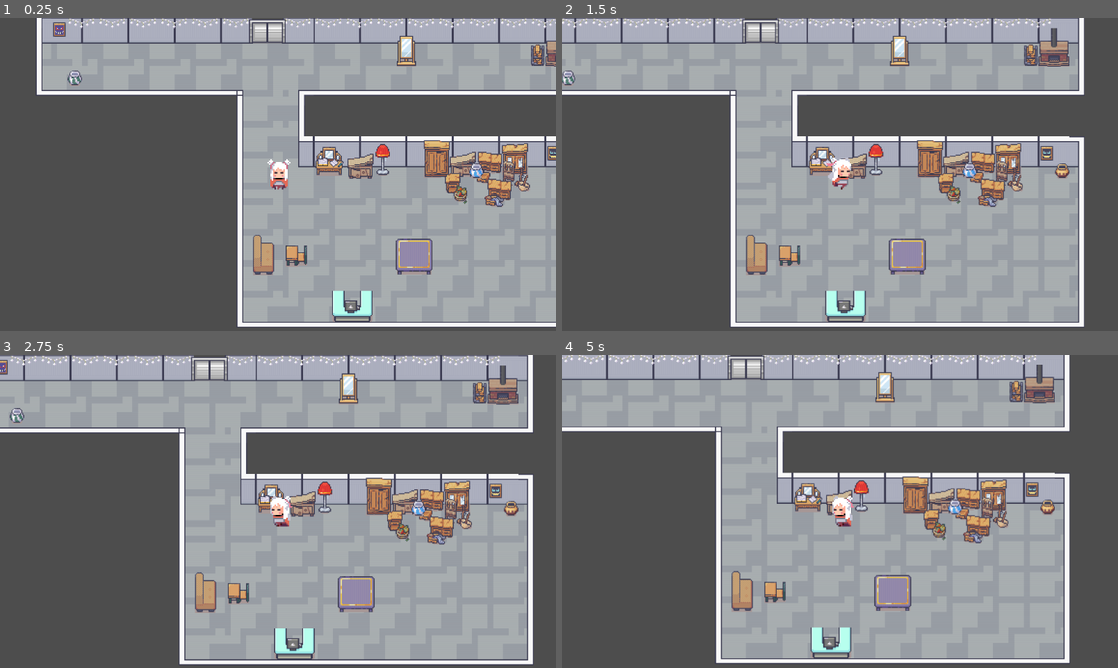
Above: before the commit, frames 1-4 (two rows, left to right).
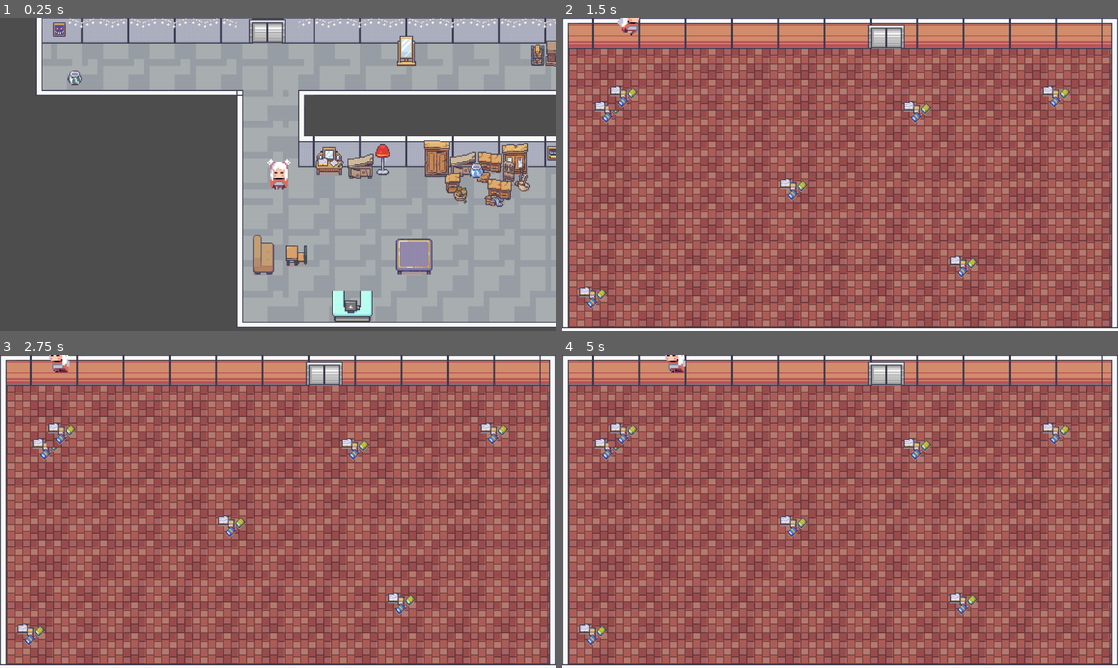
Above: after the commit, the same moments.

Repository: matthewsans/CalgaryHacks
Game: Godot game, scene res://scenes/main.tscn
Two runs of this game, one before a commit and one after it. Both use one fixed random seed, a clock stepped at 60 frames per second and the inputs below.
Inputs:
- Up to frame 1 (0.25 s): no input
- Up to frame 2 (1.5 s): tap Enter (ui_accept) at 0.5, 0.6, 0.77, 1.07, 1.35 s; hold Right (ui_right) from 0.53 s (still down)
- Up to frame 3 (2.75 s): tap Enter (ui_accept) at 1.52, 1.82, 2.1 s; release Right (ui_right) at 2.03 s; hold Left (ui_left) from 2.03 s (still down)
- Up to frame 4 (5 s): release Left (ui_left) at 2.78 s; hold Right (ui_right) 2.78-4.28 s; tap Enter (ui_accept) at 2.85, 3.02, 3.32, 3.6, 3.77, 4.07, 4.35, 4.52, 4.82 s; hold Left (ui_left) from 4.28 s (still down)

The runs differ from the first frame. In frame 1, less than 0.1% of the frame differs, in the area x 42-54%, y 0-4%; in frame 2, 97%; in frame 3, 97%, in the area x 0-100%, y 0-100%; in frame 4, 97%.

Commit message:
added elevator script and collision to go to next level. Changed some names

Diff:
--- /dev/null
+++ b/scenes/Elevator.gd
@@ -0,0 +1,14 @@
+extends Area2D
+
+var entered = false
+
+func _on_body_entered(body: PhysicsBody2D):
+	entered = true
+
+func _on_body_exited(body):
+	entered = false
+
+func _process(delta):
+	if entered == true:
+		if Input.is_action_just_pressed("ui_accept"):
+			get_tree().change_scene_to_file("res://scenes/level 2.tscn")
--- a/scenes/background 2.tscn
+++ b/scenes/level 2.tscn
@@ -1,10 +1,11 @@
-[gd_scene load_steps=6 format=3 uid="uid://brndc6snanpar"]
+[gd_scene load_steps=7 format=3 uid="uid://brndc6snanpar"]
 
-[ext_resource type="Texture2D" uid="uid://ckvta18g01toj" path="res://assets/Interiors_free/32x32/Interiors_free_32x32.png" id="1_ivf3y"]
-[ext_resource type="Texture2D" uid="uid://bsqbebqviokaw" path="res://assets/Interiors_free/32x32/Room_Builder_free_32x32.png" id="2_tktg1"]
+[ext_resource type="Texture2D" uid="uid://ckvta18g01toj" path="res://assets/Interiors_free/32x32/Interiors_free_32x32.png" id="1_k70fp"]
+[ext_resource type="Texture2D" uid="uid://bsqbebqviokaw" path="res://assets/Interiors_free/32x32/Room_Builder_free_32x32.png" id="2_opijy"]
+[ext_resource type="PackedScene" uid="uid://g2ysyowonc0j" path="res://scenes/main_char.tscn" id="3_g56y0"]
 
 [sub_resource type="TileSetAtlasSource" id="TileSetAtlasSource_8k6fu"]
-texture = ExtResource("1_ivf3y")
+texture = ExtResource("1_k70fp")
 texture_region_size = Vector2i(32, 32)
 1:0/0 = 0
 2:0/0 = 0
@@ -1379,7 +1380,7 @@
 sources/0 = SubResource("TileSetAtlasSource_8k6fu")
 sources/1 = SubResource("TileSetAtlasSource_tcnl5")
 
-[node name="Node2D" type="Node2D"]
+[node name="world 2" type="Node2D"]
 
 [node name="Floor" type="TileMap" parent="."]
 tile_set = SubResource("TileSet_7bnpn")
@@ -1403,3 +1404,5 @@
 tile_set = SubResource("TileSet_7bnpn")
 rendering_quadrant_size = 32
 format = 2
+
+[node name="MainChar" parent="." instance=ExtResource("3_g56y0")]
--- a/scenes/main.tscn
+++ b/scenes/main.tscn
@@ -1,9 +1,10 @@
-[gd_scene load_steps=36 format=3 uid="uid://6trj0230dkv4"]
+[gd_scene load_steps=38 format=3 uid="uid://6trj0230dkv4"]
 
 [ext_resource type="Texture2D" uid="uid://bsqbebqviokaw" path="res://assets/Interiors_free/32x32/Room_Builder_free_32x32.png" id="1_gfydm"]
 [ext_resource type="Texture2D" uid="uid://ckvta18g01toj" path="res://assets/Interiors_free/32x32/Interiors_free_32x32.png" id="2_ly36h"]
 [ext_resource type="PackedScene" uid="uid://g2ysyowonc0j" path="res://scenes/main_char.tscn" id="3_boaye"]
 [ext_resource type="Texture2D" uid="uid://40owlxox4fc6" path="res://assets/2D Pixel Dungeon Asset Pack/items and trap_animation/keys/keys_1_1.png" id="3_t72bj"]
+[ext_resource type="Script" path="res://scenes/Elevator.gd" id="5_q11x4"]
 
 [sub_resource type="TileSetAtlasSource" id="TileSetAtlasSource_pbr57"]
 texture = ExtResource("2_ly36h")
@@ -4123,6 +4124,7 @@
 7:20/0 = 0
 8:20/0 = 0
 9:20/0 = 0
+10:6/0 = 0
 
 [sub_resource type="TileSet" id="TileSet_rp067"]
 tile_size = Vector2i(32, 32)
@@ -4204,7 +4206,10 @@
 [sub_resource type="RectangleShape2D" id="RectangleShape2D_eh4ce"]
 size = Vector2(89, 20)
 
-[node name="Node2D" type="Node2D"]
+[sub_resource type="RectangleShape2D" id="RectangleShape2D_pxmsa"]
+size = Vector2(74, 78)
+
+[node name="Level 1" type="Node2D"]
 
 [node name="Floor" type="TileMap" parent="."]
 tile_set = SubResource("TileSet_vyj5c")
@@ -4222,13 +4227,13 @@
 tile_set = SubResource("TileSet_rp067")
 rendering_quadrant_size = 32
 format = 2
-layer_0/tile_data = PackedInt32Array(65571, 720897, 2, 58985 …(2394 unchanged characters)… , 64, 589858, 0, 68, 655394, 0, 69, 16, 655360, 47, 17, 720896, 47, 12, 655360, 47, 13, 720896, 47, 524306, 262144, 48, 589842, 65536, 50, 655378, 262144, 50, 524307, 327680, 48, 589843, 393216, 50, 655379, 327680, 50)
+layer_0/tile_data = PackedInt32Array(65571, 720897, 2, 58985 …(2394 unchanged characters)… , 64, 589858, 0, 68, 655394, 0, 69, 16, 196608, 26, 17, 720896, 47, 12, 655360, 47, 13, 0, 26, 524306, 262144, 48, 589842, 65536, 50, 655378, 262144, 50, 524307, 327680, 48, 589843, 393216, 50, 655379, 327680, 50, 65549, 0, 27, 14, 65536, 26, 65550, 65536, 27, 15, 131072, 26, 65551, 131072, 27, 65552, 196608, 27)
 
 [node name="objects2" type="TileMap" parent="Floor/Walls/Objects1"]
 tile_set = SubResource("TileSet_rp067")
 rendering_quadrant_size = 32
 format = 2
-layer_0/tile_data = PackedInt32Array(65571, 720897, 2, 58985 …(2005 unchanged characters)… 93216, 39, 13, 0, 26, 65549, 0, 27, 14, 65536, 26, 65550, 65536, 27, 15, 131072, 26, 65551, 131072, 27, 16, 196608, 26, 65552, 196608, 27, 983056, 327680, 38, 1048592, 327680, 39)
+layer_0/tile_data = PackedInt32Array(65571, 720897, 2, 58985 …(2005 unchanged characters)… 93216, 39, 13, 0, 26, 65549, 0, 27, 14, 786433, 3, 65550, 65536, 27, 15, 786433, 3, 65551, 131072, 27, 16, 196608, 26, 65552, 196608, 27, 983056, 327680, 38, 1048592, 327680, 39)
 
 [node name="MainChar" parent="." instance=ExtResource("3_boaye")]
 position = Vector2(504, 330)
@@ -4327,3 +4332,13 @@
 [node name="CollisionShape2D23" type="CollisionShape2D" parent="boundaries"]
 position = Vector2(303.5, -21)
 shape = SubResource("RectangleShape2D_eh4ce")
+
+[node name="Elevator" type="Area2D" parent="."]
+script = ExtResource("5_q11x4")
+
+[node name="CollisionShape2D" type="CollisionShape2D" parent="Elevator"]
+position = Vector2(481, 40)
+shape = SubResource("RectangleShape2D_pxmsa")
+
+[connection signal="body_entered" from="Elevator" to="Elevator" method="_on_body_entered"]
+[connection signal="body_exited" from="Elevator" to="Elevator" method="_on_body_exited"]
Not shown: 1 places in scenes/level 2.tscn that only renumber resources
